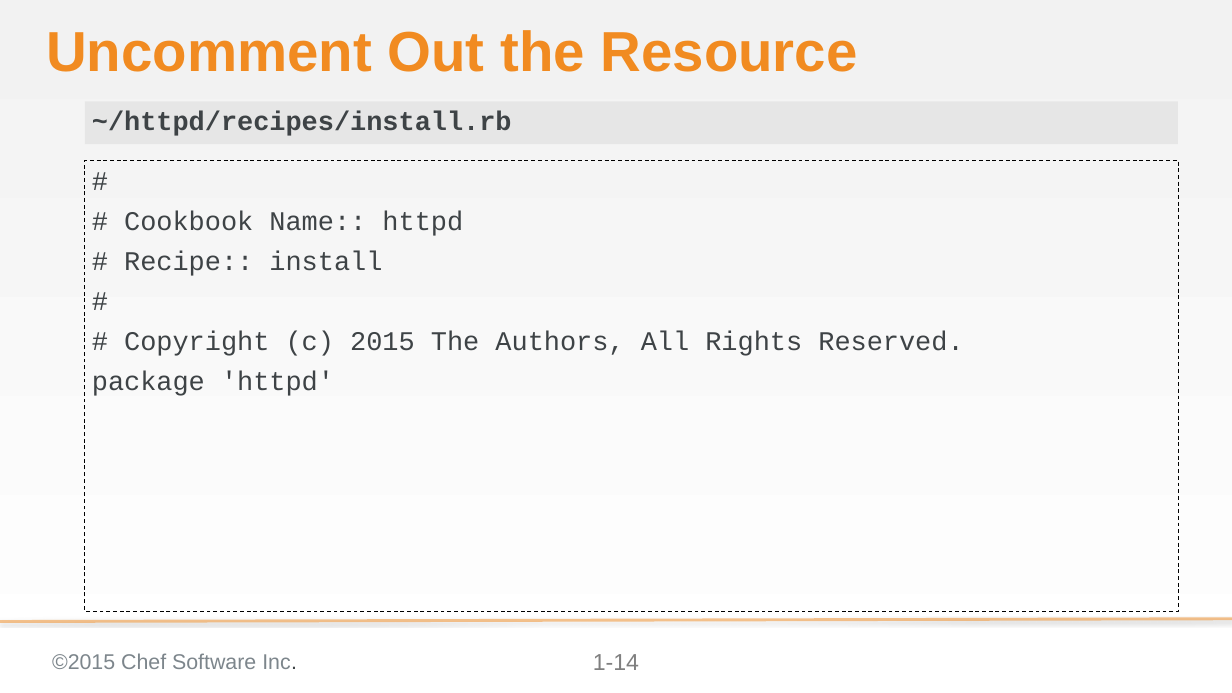
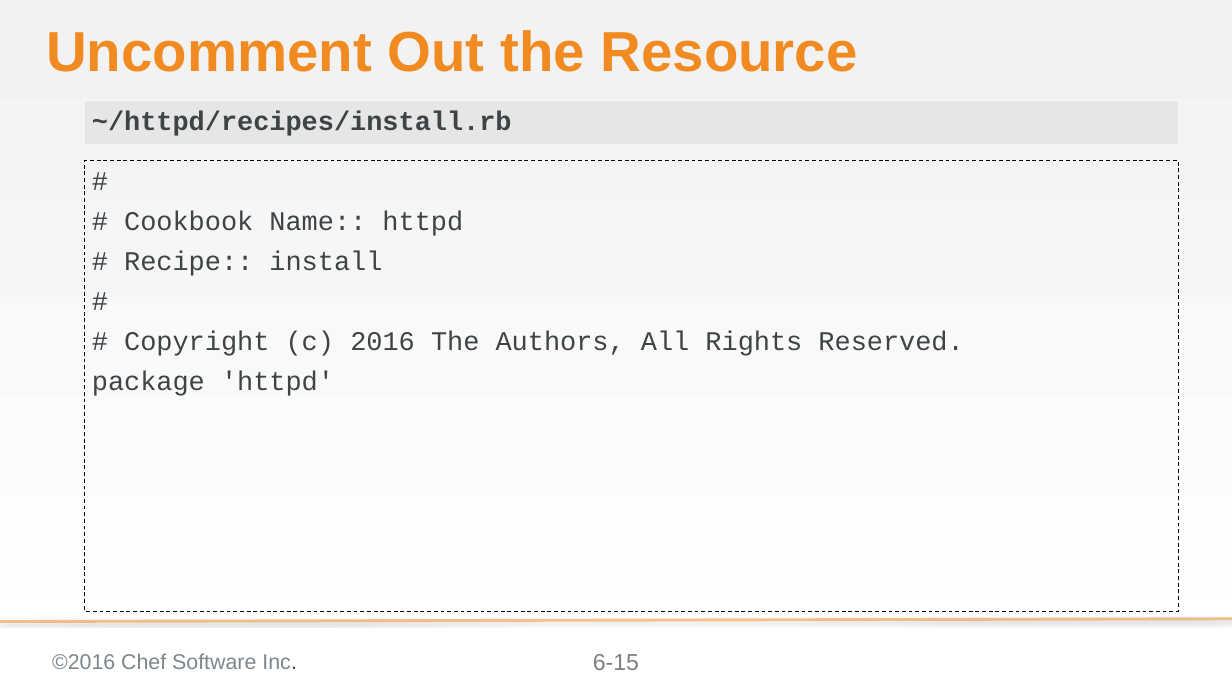
Before and after one commit to chef-training/test_driven_cookbook_development, a slide deck: slide 15 of 06-testing_resources_in_recipes.pptx (slide 14 before the commit). Drawn at 1232x693 pixels with LibreOffice and Linux fonts; fonts in the diff are those of the drawing; background and template pictures are left out. Boxes give left, top, right and bottom in pixels: in the first picture for what was removed or moved away, otherwise in the second. Text is boxed around its words. In the diff, an @@ line names an element or a change of style, - is before the commit and + after.

```diff
--- a/06-testing_resources_in_recipes.pptx
+++ b/06-testing_resources_in_recipes.pptx
@@ text at (x1=124, y1=331, x2=963, y2=356): text changed @@
-# Copyright (c) 2015 The Authors, All Rights Reserved.
+# Copyright (c) 2016 The Authors, All Rights Reserved.
@@ text at (x1=52, y1=653, x2=297, y2=669): text changed @@
-©2015 Chef Software Inc.
+©2016 Chef Software Inc.
@@ page number at (x1=593, y1=654, x2=639, y2=670): text changed @@
-1-14
+6-15
```
Also in this commit, not shown: 22 other slides changed, 3 slides added.
